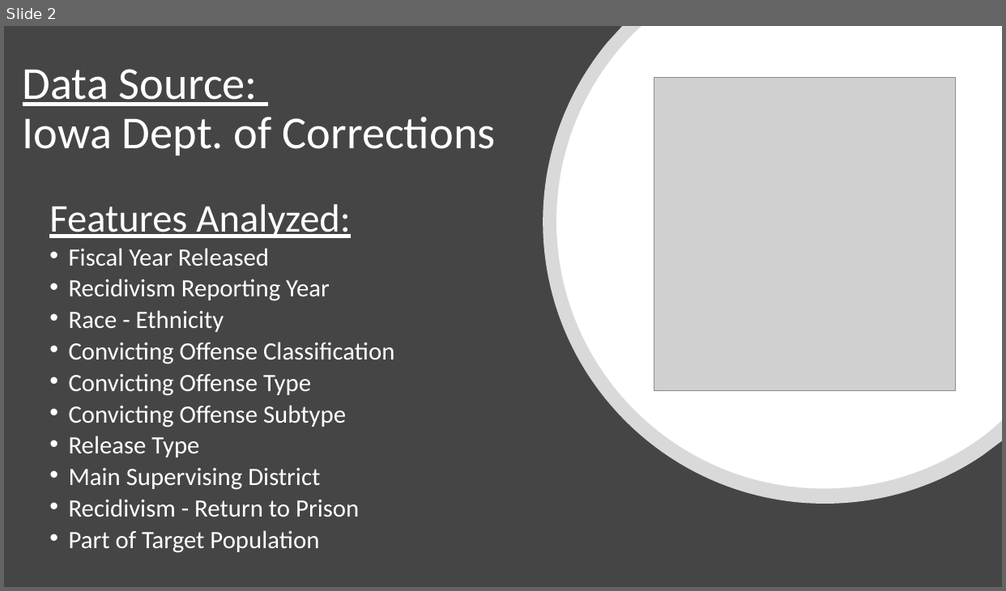
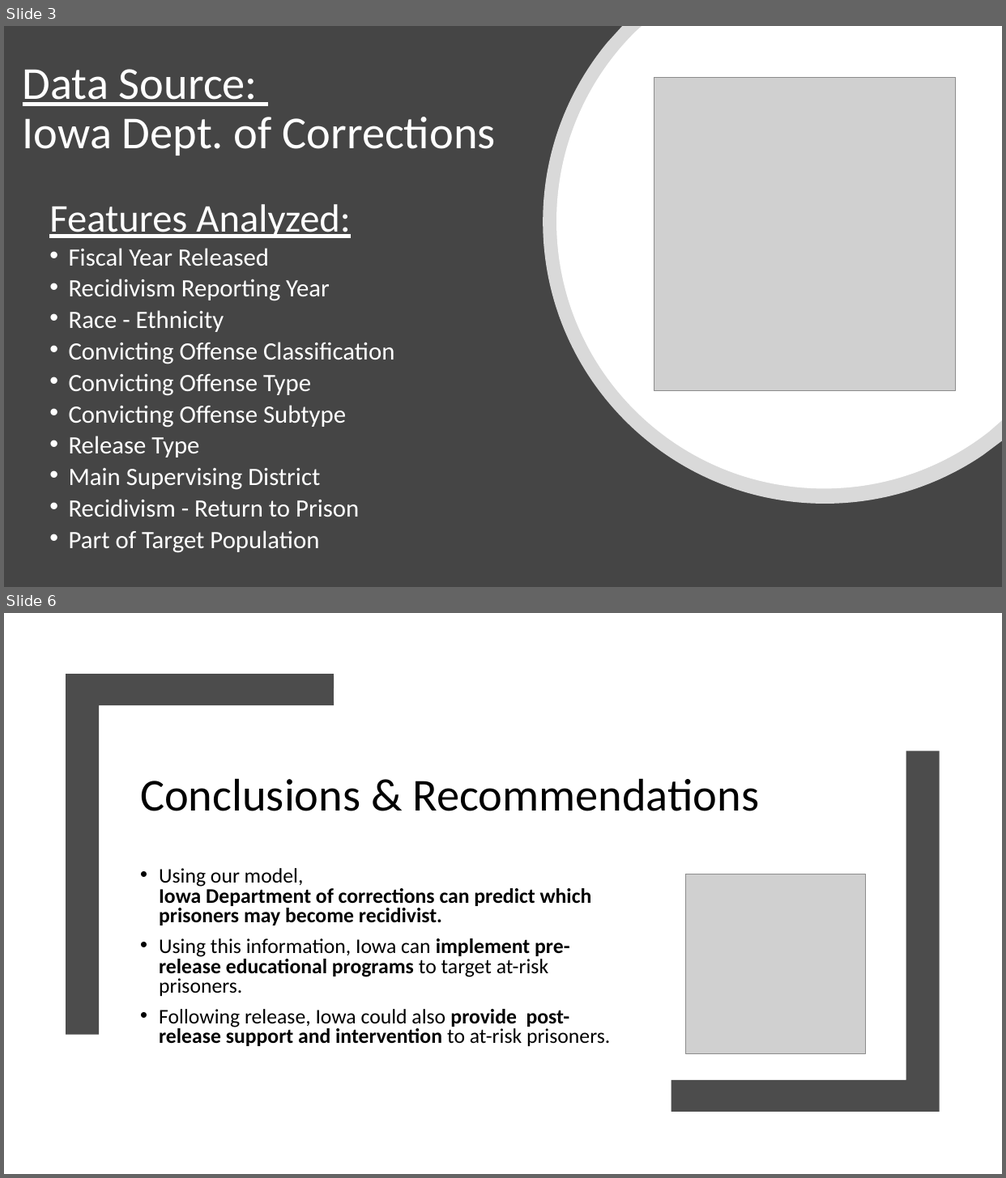
Before and after one commit to jirvingphd/iowa-prisoner-recidivism-mod-3-project, a slide deck: Predicting Recidivism in Released Prisoner in Iowa.pptx. Shown one above the other, each under a label of ours: slide 2 before the commit, slides 3 and 6 after it; the slides between them are not shown. The pictures are 1006x591 and 1006x1178 pixels, drawn with LibreOffice and Linux fonts; fonts in the diff are those of the drawing; grey boxes stand for pictures. Boxes give left, top, right and bottom in pixels: in the first picture for what was removed or moved away, otherwise in the second. Text is boxed around its words. In the diff, an @@ line names an element or a change of style, - is before the commit and + after.

```diff
--- a/Predicting Recidivism in Released Prisoner in Iowa.pptx
+++ b/Predicting Recidivism in Released Prisoner in Iowa.pptx
@@ slide 6 added at [4, 613, 1002, 1174], background #FFFFFF @@
@@ freeform shape added at [66, 674, 334, 1034], fill #4C4C4C @@
@@ freeform shape added at [671, 751, 940, 1112], fill #4C4C4C @@
@@ title added at [140, 778, 759, 811], 44 pt, text #000000 @@
+Conclusions & Recommendations
@@ text added at [159, 868, 610, 1046], 20 pt, text #000000, bold @@
+• Using our model,
+  Iowa Department of corrections can predict which prisoners may become recidivist.
+• Using this information, Iowa can implement pre-release educational programs to target at-risk prisoners.
+• Following release, Iowa could also provide post-release support and intervention to at-risk prisoners.
@@ picture added at [686, 875, 866, 1054] @@
@@ what was slide 2 is now slide 3 @@
```
Also in this commit, not shown: 1 slide changed, 4 other slides added, 1 slide removed, 13 other files.
